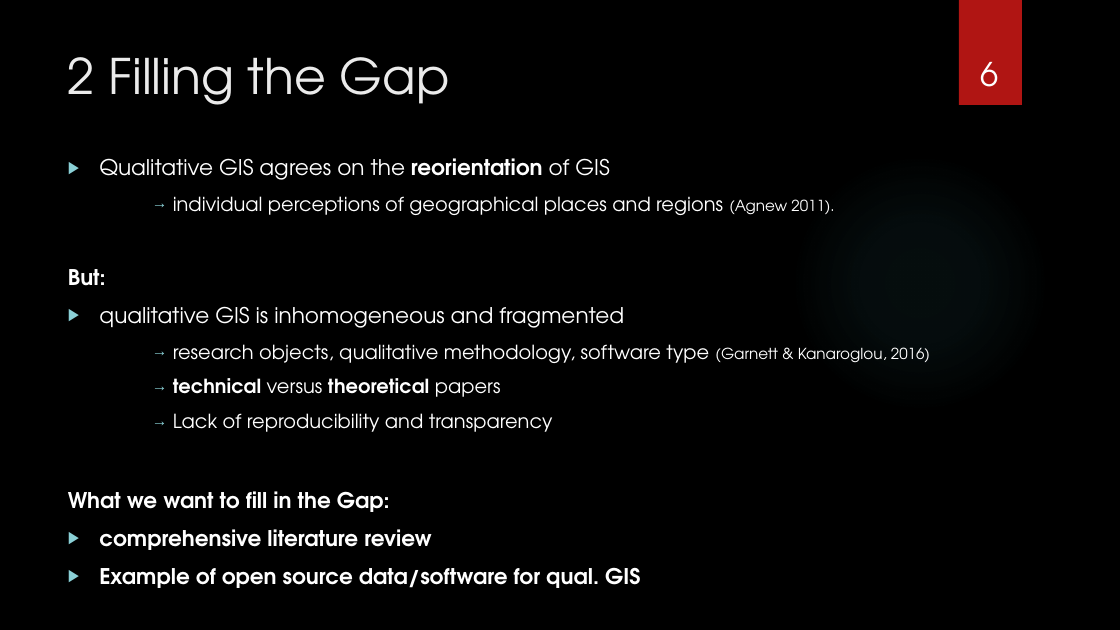
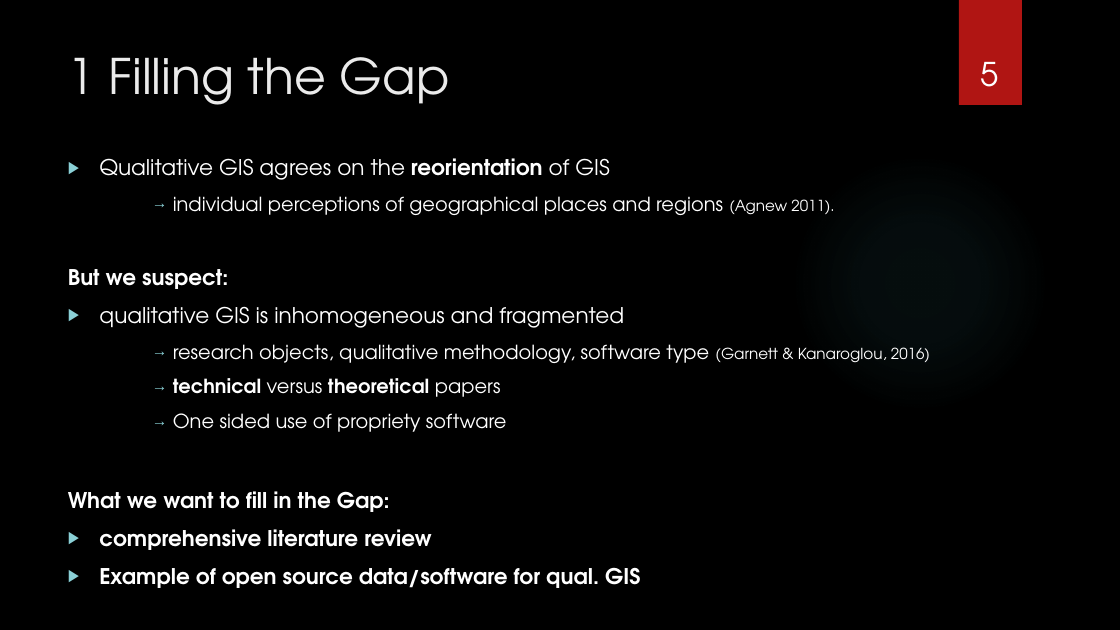
Before and after one commit to nuest/qual_gis, a slide deck: slide 5 of presentation/vortrag_qual_gis.pptx (slide 6 before the commit). Drawn at 1120x630 pixels with LibreOffice and Linux fonts; fonts in the diff are those of the drawing; background and template pictures are left out. Boxes give left, top, right and bottom in pixels: in the first picture for what was removed or moved away, otherwise in the second. Text is boxed around its words. In the diff, an @@ line names an element or a change of style, - is before the commit and + after.

```diff
--- a/presentation/vortrag_qual_gis.pptx
+++ b/presentation/vortrag_qual_gis.pptx
@@ title at (68, 57, 450, 105): text changed @@
-2 Filling the Gap
+1 Filling the Gap
@@ page number at (980, 62, 998, 87): text changed @@
-6
+5
@@ text at (68, 269, 228, 289): text changed @@
-But:
+But we suspect:
@@ text at (173, 413, 507, 432): text changed @@
-    → Lack of reproducibility and transparency
+    → One sided use of propriety software
```
Also in this commit, not shown: 5 other slides changed, 5 slides added, 3 slides removed.
